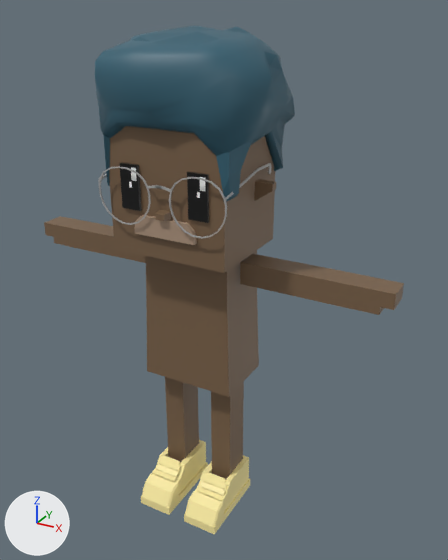
Before and after pictures for a commit that changed the FBX model mustachiorascals/fbx/0ffa9cfe-65f2-4bb4-bca5-578f3cb927a9.fbx.
Before and after are seen from a camera (50 mm lens) standing at (0.0191, -0.0307, 0.033) and looking at (0.001, 0.0022, 0.0165). The axes (+X, +Y, +Z) are drawn at lower left. The lights are the same throughout. Where no turn or scale is listed for an object, it has been applied to the vertices.

The first picture shows 'ew_round_2', 'eye_4', 'f_canvas', 'h_afro', 'm_investigator', 'mustachio_arms', 'mustachio_body', 'mustachio_head', 'mustachio_legs'.
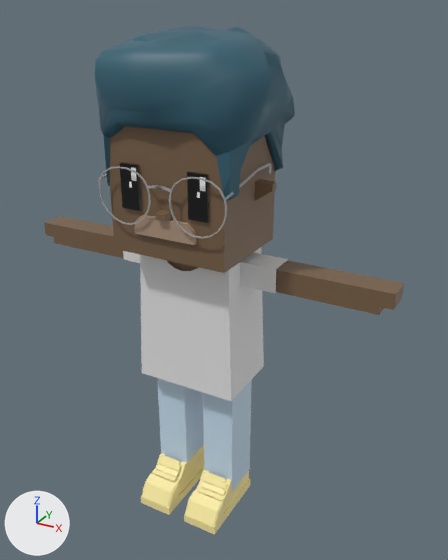
Boxes [x1, y1, x2, y2] around the edits, measured in the pictures (448 x 560 px):
'c_shirt_1', added
    after: [140, 247, 264, 401]
'c_pants', added
    after: [157, 378, 252, 491]
'c_shirt_2', added
    after: [123, 251, 289, 293]
'mustachio_body', unchanged, covered by the edit
    before: [145, 250, 259, 397]
    after: [167, 261, 198, 271]
'mustachio_legs', unchanged, covered by the edit
    before: [165, 377, 244, 479]

Edits to the bpy script that builds the scene:
```text
Add mat_upper_garment_1:
    mat_upper_garment_1 = principled_material('upper_garment_1')
    mat_upper_garment_1.base_color = (0.8, 0.8, 0.8)  # white #e7e7e7
Add mat_lower_garment:
    mat_lower_garment = principled_material('lower_garment')
    mat_lower_garment.base_color = (0.592, 0.757, 0.902)  # blue #cae2f4
Add me_mesh_011:
    me_mesh_011.from_pydata(...)  # 230 vertices, 212 faces; spans x -0.00349..0.00349, y -0.0013..0.00353, z 0.00994..0.01894
    me_mesh_011.materials.append(mat_upper_garment_1)  # white #e7e7e7
Add me_mesh_012:
    me_mesh_012.from_pydata(...)  # 24 vertices, 18 faces; spans x -0.00561..0.00561, y 0.00027..0.00209, z 0.01737..0.01893
    me_mesh_012.materials.append(mat_upper_garment_1)  # white #e7e7e7
Add me_mesh_003_1:
    me_mesh_003_1.from_pydata(...)  # 72 vertices, 64 faces; spans x -0.003..0.003, y -0.00018..0.00265, z 0.00139..0.01069
    me_mesh_003_1.materials.append(mat_lower_garment)  # blue #cae2f4
Add ob_c_shirt_1:
    ob_c_shirt_1 = bpy.data.objects.new('c_shirt_1', me_mesh_011)
    ob_c_shirt_1.location = (0.0, 0.0, 0.0)
Add ob_c_shirt_2:
    ob_c_shirt_2 = bpy.data.objects.new('c_shirt_2', me_mesh_012)
    ob_c_shirt_2.location = (0.0, 0.0, 0.0)
Add ob_c_pants:
    ob_c_pants = bpy.data.objects.new('c_pants', me_mesh_003_1)
    ob_c_pants.location = (0.0, 0.0, 0.0)
```
